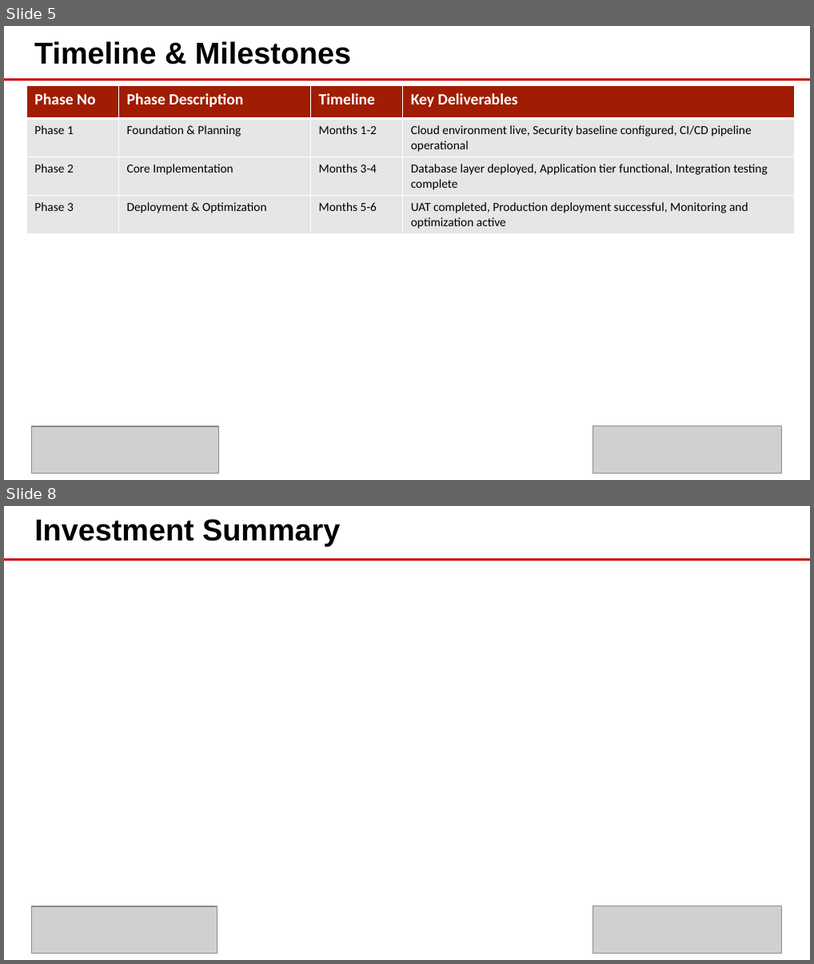
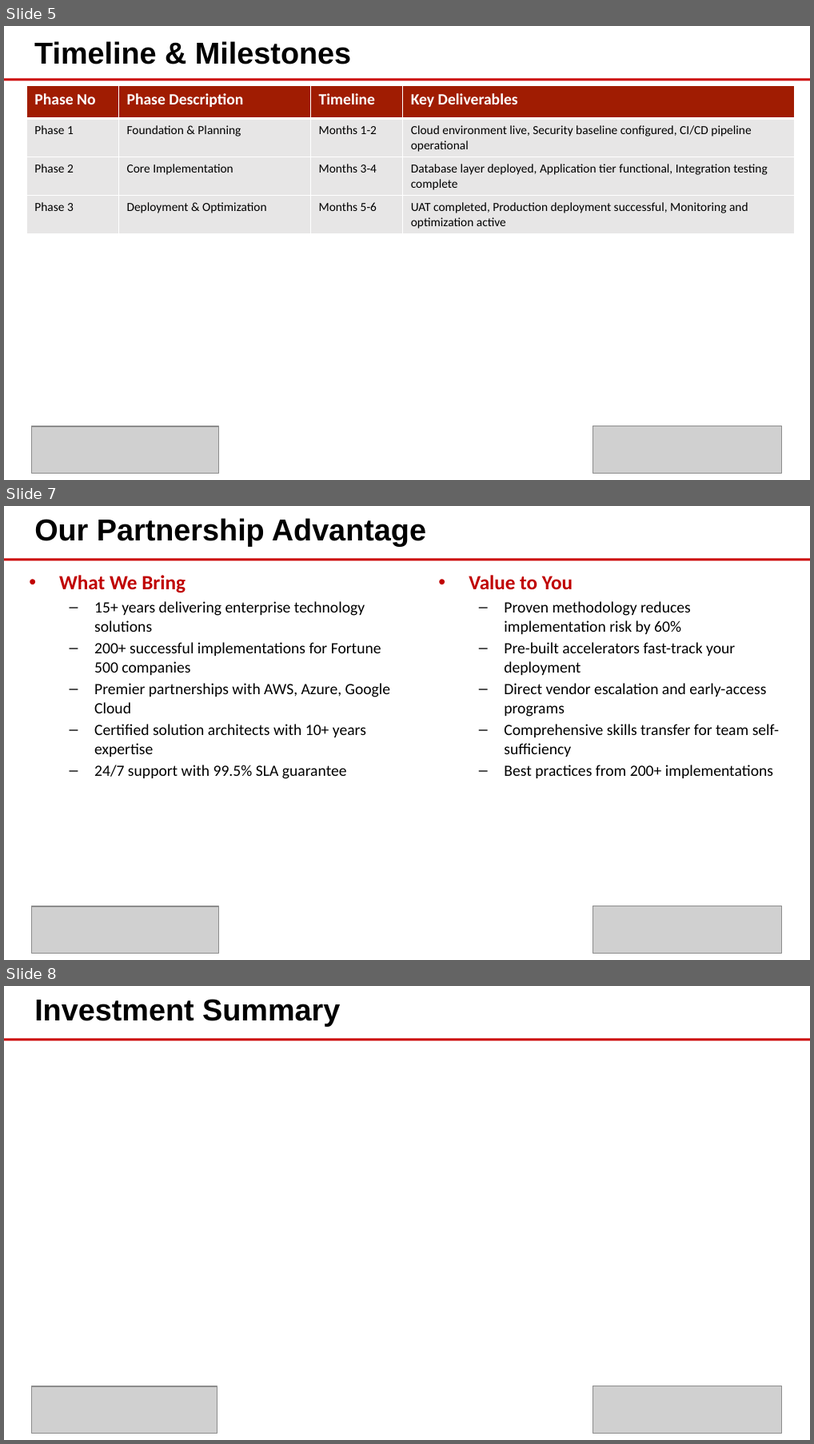
Before and after one commit to eoframework/solutions, a slide deck: solution-template/sample-provider/sample-category/sample-solution/presales/solution-briefing.pptx. Shown one above the other, each under a label of ours: slides 5 and 8 before the commit, slides 5, 7 and 8 after it; the slides between them are not shown. The pictures are 814x964 and 814x1444 pixels, drawn with LibreOffice and Linux fonts; fonts in the diff are those of the drawing; grey boxes stand for pictures; background and template pictures are left out. Boxes give left, top, right and bottom in pixels: in the first picture for what was removed or moved away, otherwise in the second. Text is boxed around its words. In the diff, an @@ line names an element or a change of style, - is before the commit and + after.

Commit message:
Update solution briefing template with enhanced content
- Replace Success Stories placeholder table with detailed case study example
- Add Global Manufacturing Leader success story with quantified results
- Update Partnership Advantage section to two-column format
- Restructure into What We Bring / Value to You columns
- Include specific metrics and value propositions

This provides more compelling template content for solution presentations.

```diff
--- a/solution-template/sample-provider/sample-category/sample-solution/presales/solution-briefing.pptx
+++ b/solution-template/sample-provider/sample-category/sample-solution/presales/solution-briefing.pptx
@@ slide 7 added at <box>4,506,810,960</box>, background #FFFFFF; not listed: 1 template element that a slide beside it also shows @@
@@ text added at <box>34,518,426,546</box>, 27 pt, text #000000, bold @@
+Our Partnership Advantage
@@ text added at <box>59,575,391,779</box>, 14 pt, text #000000 @@
+• What We Bring
+  – 15+ years delivering enterprise technology solutions
+  – 200+ successful implementations for Fortune 500 companies
+  – Premier partnerships with AWS, Azure, Google Cloud
+  – Certified solution architects with 10+ years expertise
+  – 24/7 support with 99.5% SLA guarantee
@@ text added at <box>469,575,779,778</box>, 14 pt, text #000000 @@
+• Value to You
+  – Proven methodology reduces implementation risk by 60%
+  – Pre-built accelerators fast-track your deployment
+  – Direct vendor escalation and early-access programs
+  – Comprehensive skills transfer for team self-sufficiency
+  – Best practices from 200+ implementations
@@ picture added at <box>31,906,218,952</box> @@
@@ picture added at <box>594,906,782,952</box> @@
```
Also in this commit, not shown: 1 slide changed, 1 slide removed, 1 other file.
